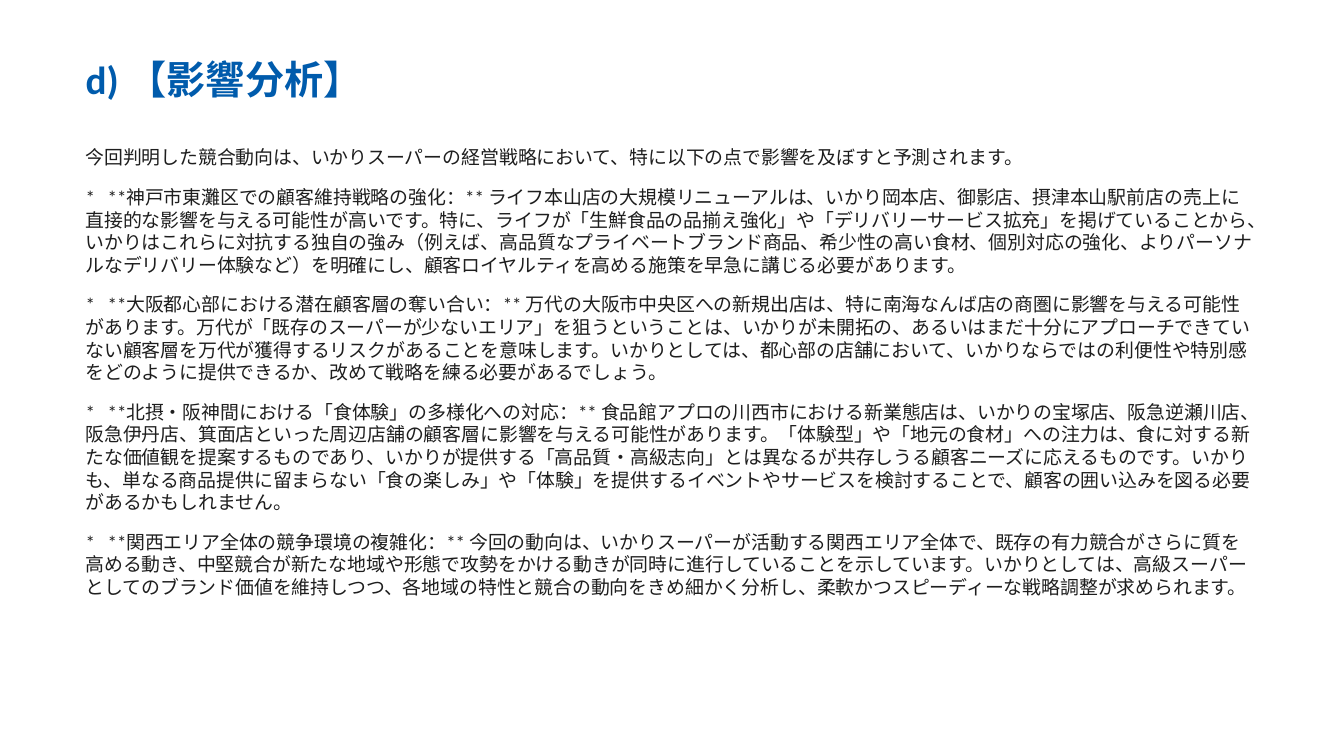
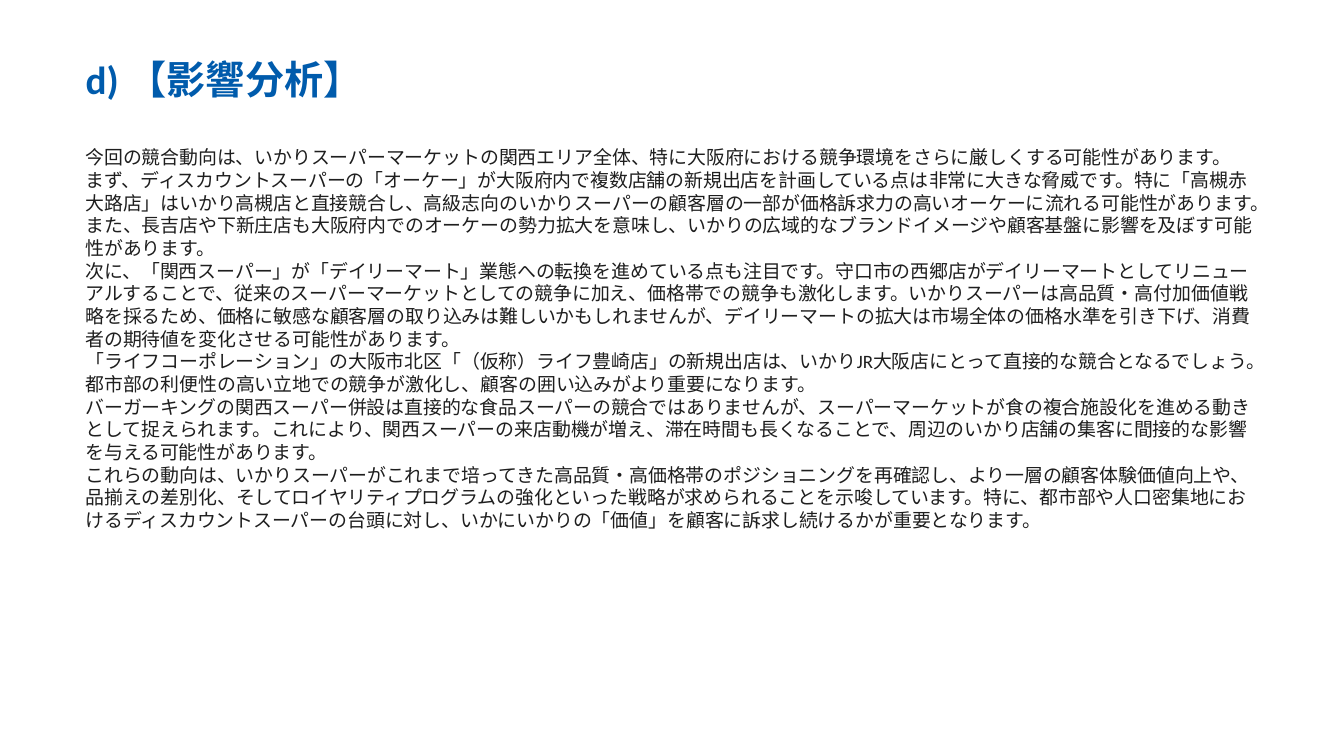
Before and after one commit to yutatbgt-bit/Competitive-research, a slide deck: slide 6 of report/2026_06_28_competitive_report_no_limit.pptx (slide 5 before the commit). Drawn at 1344x756 pixels with LibreOffice and Linux fonts; fonts in the diff are those of the drawing. Boxes give left, top, right and bottom in pixels: in the first picture for what was removed or moved away, otherwise in the second. Text is boxed around its words. In the diff, an @@ line names an element or a change of style, - is before the commit and + after.

```diff
--- a/report/2026_06_28_competitive_report_no_limit.pptx
+++ b/report/2026_06_28_competitive_report_no_limit.pptx
@@ text at box(86, 148, 1270, 529): text changed @@
-今回判明した競合動向は、いかりスーパーの経営戦略において、特に以下の点で影響を及ぼすと予測されます。
-* **神戸市東灘区での顧客維持戦略の強化：** ライフ本山店の大規模リニューアルは、いかり岡本店、御影店、摂津本山駅前店の売上に直接的な影響を与える可能性が高いです。特に、ライフが「生鮮食品の品揃え強化」や「デリバリーサービス拡充」を掲げていることから、いかりはこれらに対抗する独自の強み（例えば、高品質なプライベートブランド商品、希少性の高い食材、個別対応の強化、よりパーソナルなデリバリー体験など）を明確にし、顧客ロイヤルティを高める施策を早急に講じる必要があります。
-* **大阪都心部における潜在顧客層の奪い合い：** 万代の大阪市中央区への新規出店は、特に南海なんば店の商圏に影響を与える可能性があります。万代が「既存のスーパーが少ないエリア」を狙うということは、いかりが未開拓の、あるいはまだ十分にアプローチできていない顧客層を万代が獲得するリスクがあることを意味します。いかりとしては、都心部の店舗において、いかりならではの利便性や特別感をどのように提供できるか、改めて戦略を練る必要があるでしょう。
-* **北摂・阪神間における「食体験」の多様化への対応：** 食品館アプロの川西市における新業態店は、いかりの宝塚店、阪急逆瀬川店、阪急伊丹店、箕面店といった周辺店舗の顧客層に影響を与える可能性があります。「体験型」や「地元の食材」への注力は、食に対する新たな価値観を提案するものであり、いかりが提供する「高品質・高級志向」とは異なるが共存しうる顧客ニーズに応えるものです。いかりも、単なる商品提供に留まらない「食の楽しみ」や「体験」を提供するイベントやサービスを検討することで、顧客の囲い込みを図る必要があるかもしれません。
-* **関西エリア全体の競争環境の複雑化：** 今回の動向は、いかりスーパーが活動する関西エリア全体で、既存の有力競合がさらに質を高める動き、中堅競合が新たな地域や形態で攻勢をかける動きが同時に進行していることを示しています。いかりとしては、高級スーパーとしてのブランド価値を維持しつつ、各地域の特性と競合の動向をきめ細かく分析し、柔軟かつスピーディーな戦略調整が求められます。
+今回の競合動向は、いかりスーパーマーケットの関西エリア全体、特に大阪府における競争環境をさらに厳しくする可能性があります。
+まず、ディスカウントスーパーの「オーケー」が大阪府内で複数店舗の新規出店を計画している点は非常に大きな脅威です。特に「高槻赤大路店」はいかり高槻店と直接競合し、高級志向のいかりスーパーの顧客層の一部が価格訴求力の高いオーケーに流れる可能性があります。また、長吉店や下新庄店も大阪府内でのオーケーの勢力拡大を意味し、いかりの広域的なブランドイメージや顧客基盤に影響を及ぼす可能性があります。
+次に、「関西スーパー」が「デイリーマート」業態への転換を進めている点も注目です。守口市の西郷店がデイリーマートとしてリニューアルすることで、従来のスーパーマーケットとしての競争に加え、価格帯での競争も激化します。いかりスーパーは高品質・高付加価値戦略を採るため、価格に敏感な顧客層の取り込みは難しいかもしれませんが、デイリーマートの拡大は市場全体の価格水準を引き下げ、消費者の期待値を変化させる可能性があります。
+「ライフコーポレーション」の大阪市北区「（仮称）ライフ豊崎店」の新規出店は、いかりJR大阪店にとって直接的な競合となるでしょう。都市部の利便性の高い立地での競争が激化し、顧客の囲い込みがより重要になります。
+バーガーキングの関西スーパー併設は直接的な食品スーパーの競合ではありませんが、スーパーマーケットが食の複合施設化を進める動きとして捉えられます。これにより、関西スーパーの来店動機が増え、滞在時間も長くなることで、周辺のいかり店舗の集客に間接的な影響を与える可能性があります。
+これらの動向は、いかりスーパーがこれまで培ってきた高品質・高価格帯のポジショニングを再確認し、より一層の顧客体験価値向上や、品揃えの差別化、そしてロイヤリティプログラムの強化といった戦略が求められることを示唆しています。特に、都市部や人口密集地におけるディスカウントスーパーの台頭に対し、いかにいかりの「価値」を顧客に訴求し続けるかが重要となります。
```
Also in this commit, not shown: 4 other slides changed, 1 slide added, 7 other files.
